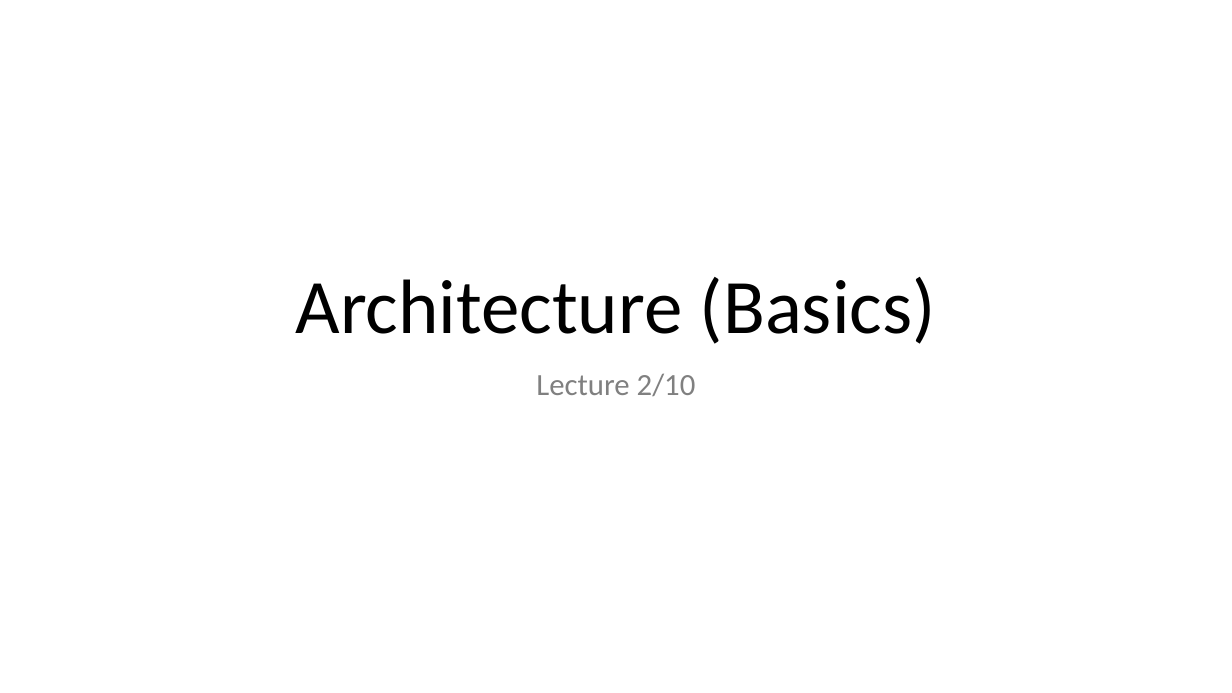
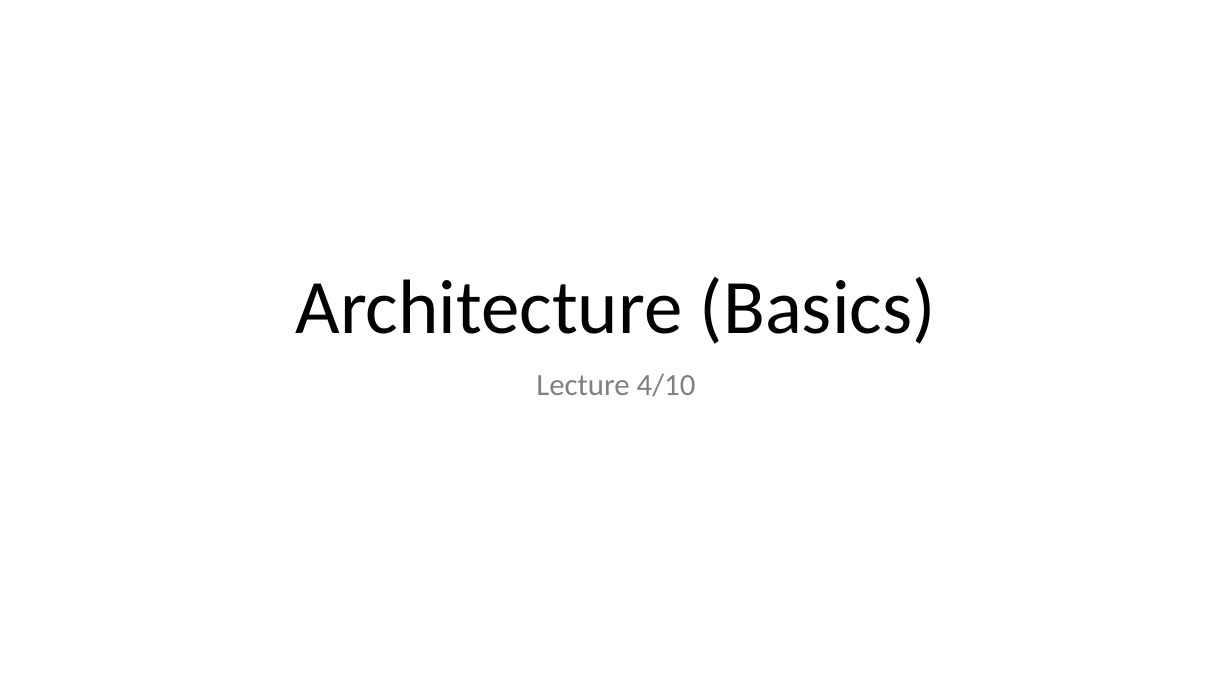
Before and after one commit to MICS-Lab/DeepLearningCourse, a slide deck: slide 1 of Slides_4.pptx. Drawn at 1232x693 pixels with LibreOffice and Linux fonts; fonts in the diff are those of the drawing. Boxes give left, top, right and bottom in pixels: in the first picture for what was removed or moved away, otherwise in the second. Text is boxed around its words. In the diff, an @@ line names an element or a change of style, - is before the commit and + after.

Commit message:
corrected slides nb

```diff
--- a/Slides_4.pptx
+++ b/Slides_4.pptx
@@ subtitle at [536, 373, 696, 396]: text changed @@
-Lecture 2/10
+Lecture 4/10
```
